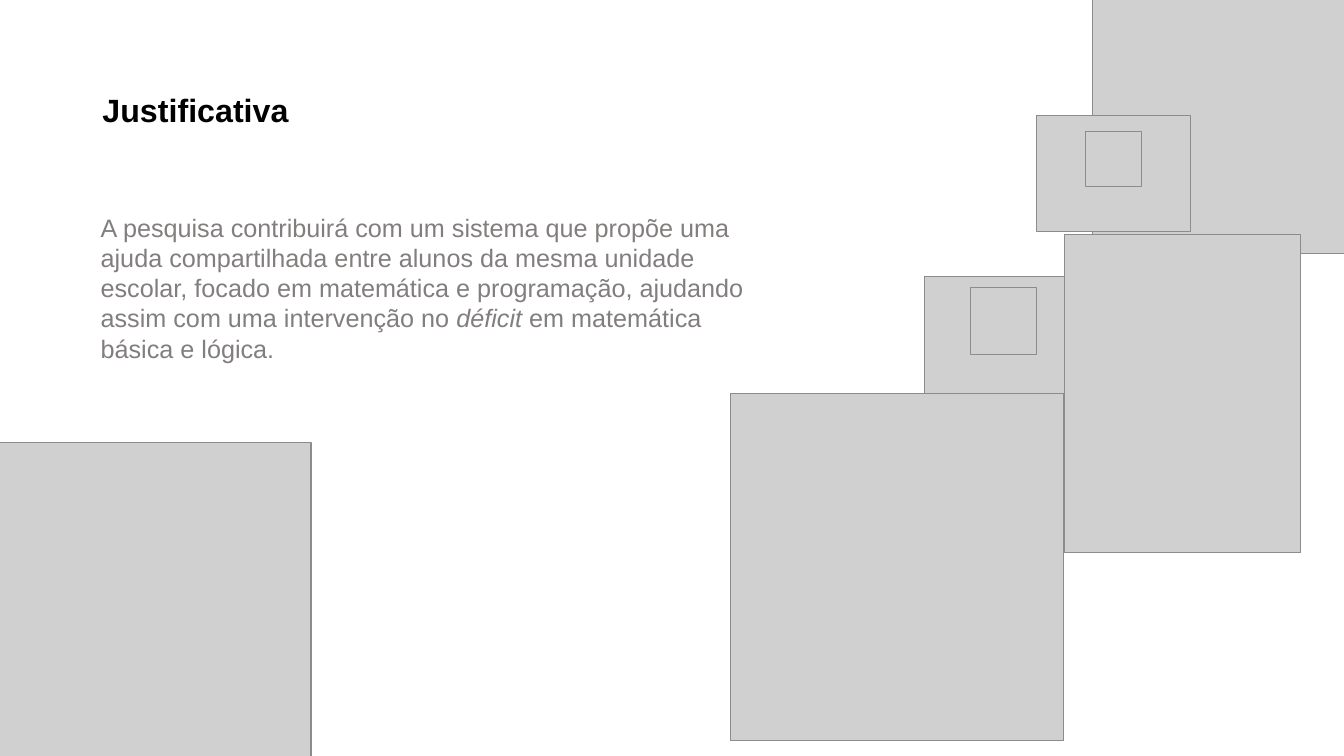
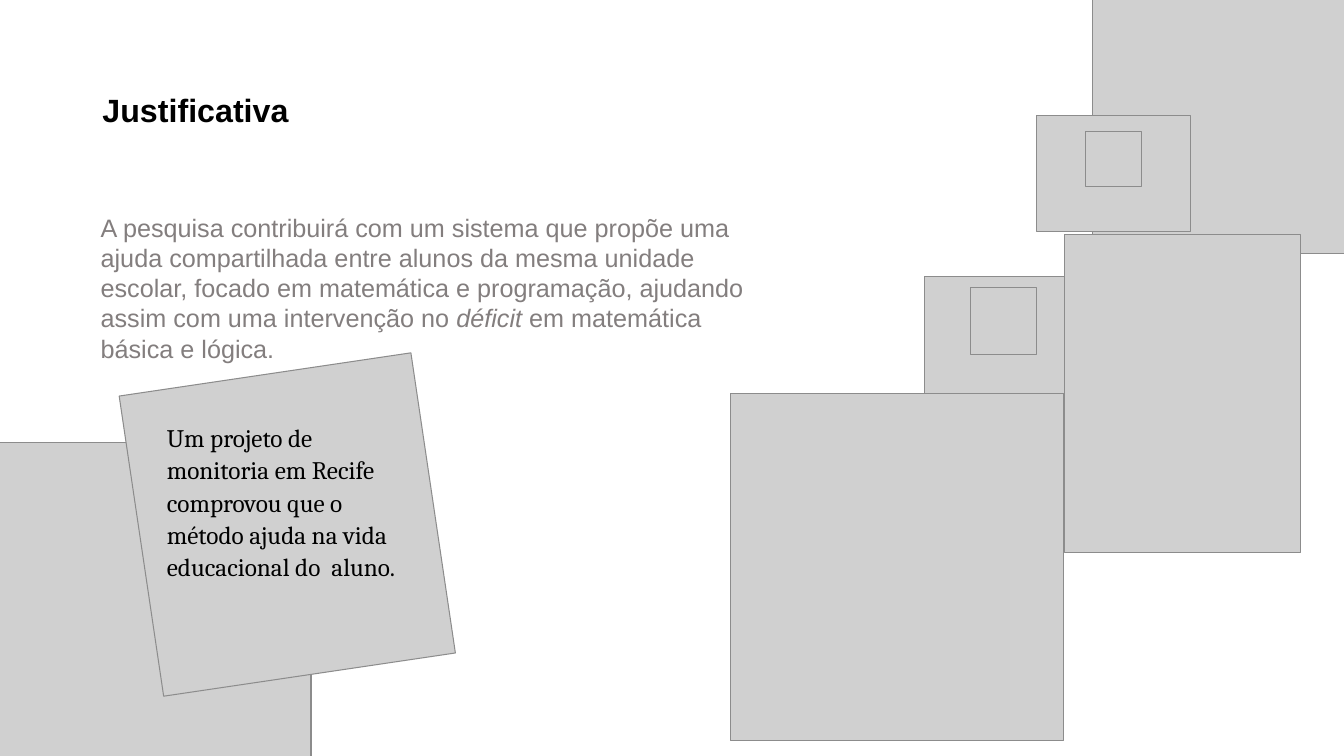
Before and after one commit to Sirius-tcc/Documents, a slide deck: slide 14 of slides/PreviaTCC.pptx (slide 13 before the commit). Drawn at 1344x756 pixels with LibreOffice and Linux fonts; fonts in the diff are those of the drawing; grey boxes stand for pictures. Boxes give left, top, right and bottom in pixels: in the first picture for what was removed or moved away, otherwise in the second. Text is boxed around its words. In the diff, an @@ line names an element or a change of style, - is before the commit and + after.

```diff
--- a/slides/PreviaTCC.pptx
+++ b/slides/PreviaTCC.pptx
@@ picture added at bbox=[120, 353, 456, 696] @@
@@ text added at bbox=[167, 429, 395, 576], 18 pt, text #000000 @@
+Um projeto de monitoria em Recife comprovou que o método ajuda na vida educacional do aluno.
```
Also in this commit, not shown: 4 other slides changed, 2 other files.
